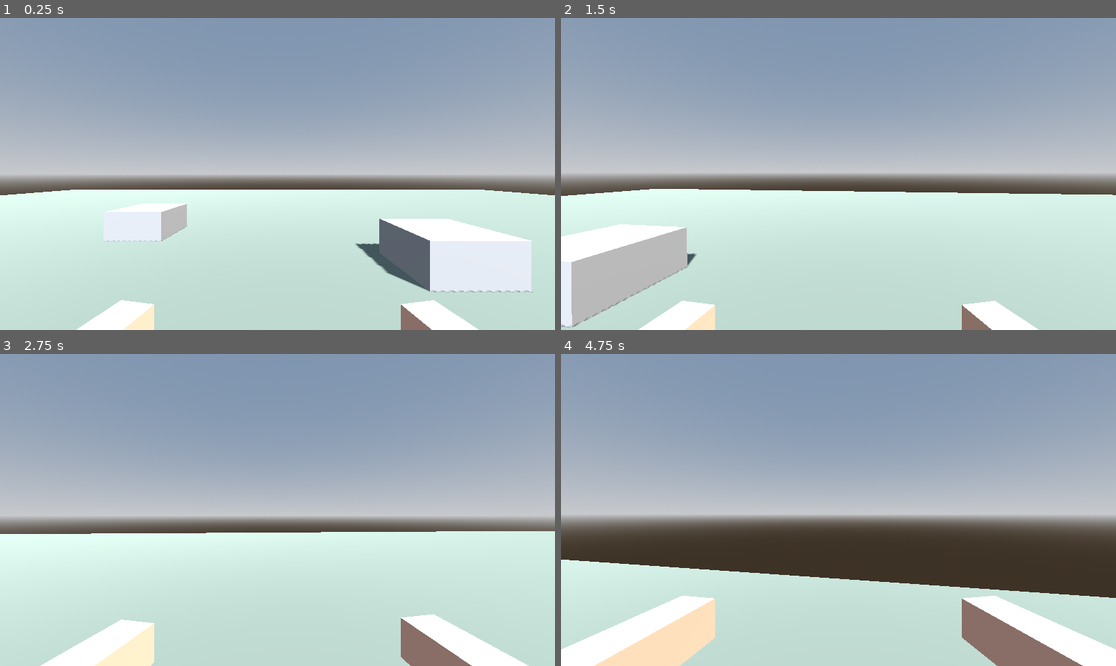
Above: before the commit, frames 1-4 (two rows, left to right).
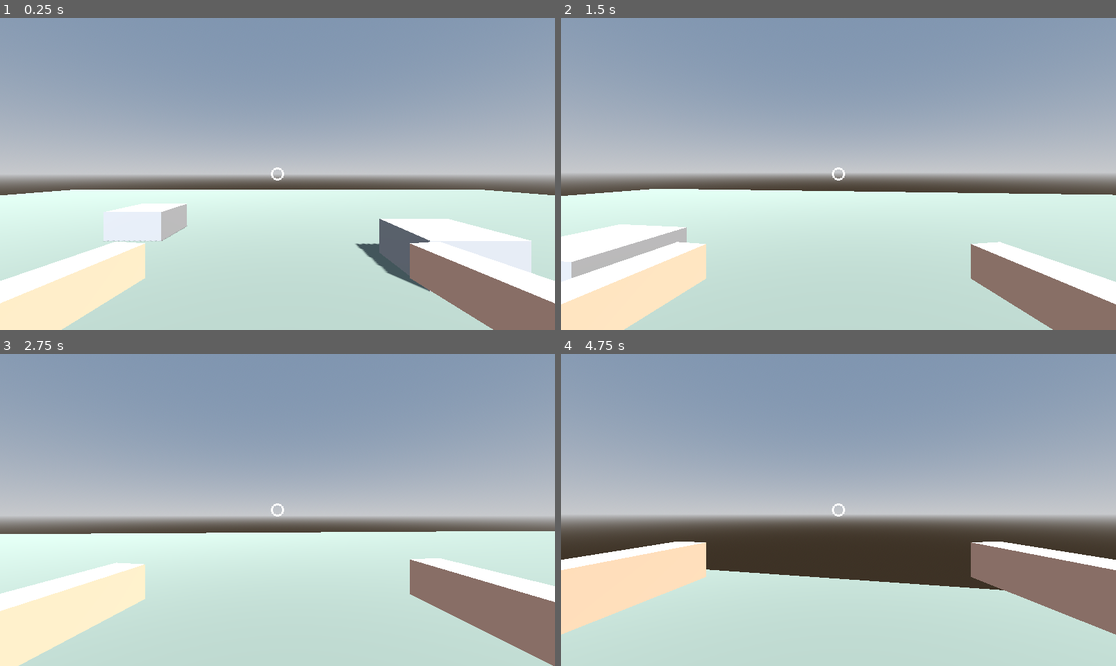
Above: after the commit, the same moments.

Repository: ollulf/CuttingBoard
Game: Godot game, scene res://scenes/levels/test_level.tscn
The game is run twice, just before and just after one commit, with the same random seed, the same clock (stepped at 60 frames per second) and the same inputs.
Inputs (mouse positions are in pixels of both pictures, inside the frame that each line leads up to):
- Up to frame 1 (0.25 s): no input
- Up to frame 2 (1.5 s): move the mouse to (866, 174) at 0.52 s; hold E (interact) 0.53-1.28 s; hold W (move_forward) from 0.53 s (still down); tap Space (jump) at 0.77 s; move the mouse to (810, 174) at 1.27 s; click (810, 174) at 1.35 s
- Up to frame 3 (2.75 s): keep holding W (move_forward); tap Space (jump) at 1.52 s; tap E (interact) at 1.55, 2.3 s; move the mouse to (288, 503) at 2.02 s; hold Right mouse button (grab_right) from 2.03 s (still down)
- Up to frame 4 (4.75 s): keep holding W (move_forward); move the mouse to (832, 516) at 2.77 s; release Right mouse button (grab_right) at 2.78 s; tap E (interact) at 2.85, 3.8, 4.35 s; tap Space (jump) at 3.02, 3.77, 4.52 s; move the mouse to (877, 513) at 3.52 s; hold Shift (sprint) 3.53-4.28 s; move the mouse to (794, 506) at 4.27 s

The runs differ from the first frame. In frame 1, 11% of the frame differs, in the area x 0-100%, y 47-100%; in frame 2, 11%; in frame 3, 15%; in frame 4, 18%.

Commit message:
Add crosshair HUD and set Cubix as the project-wide font
Rename the interaction prompts layer to HUD.tscn and give it a centred
crosshair, drawn at 32x32 with nearest filtering so the 16x16 source art
stays crisp. The crosshair is click-through so it never eats input meant
for the prompts below it.

Import Cubix and Cubix Mystical, and register Cubix as default_font on a
new main_theme.tres wired up as the project's custom GUI theme, so every
Control inherits it without per-scene overrides. Cubix Mystical is
imported but unassigned, ready for accent text.

Co-Authored-By: Claude Opus 5 <noreply@anthropic.com>
Claude-Session: https://claude.ai/code/session_01CT4evDfPBP2Y5KXSEkAd3W

Diff:
--- a/cutting-board/project.godot
+++ b/cutting-board/project.godot
@@ -11,19 +11,13 @@
 [application]
 
 config/name="CuttingBoard"
+run/main_scene="res://scenes/levels/test_level.tscn"
 config/features=PackedStringArray("4.6", "GL Compatibility")
-run/main_scene="res://scenes/levels/test_level.tscn"
 config/icon="res://icon.svg"
 
-[physics]
+[gui]
 
-3d/physics_engine="Jolt Physics"
-
-[rendering]
-
-rendering_device/driver.windows="d3d12"
-renderer/rendering_method="gl_compatibility"
-renderer/rendering_method.mobile="gl_compatibility"
+theme/custom="res://resources/ui/main_theme.tres"
 
 [input]
 
@@ -64,11 +58,21 @@
 }
 grab_left={
 "deadzone": 0.2,
-"events": [Object(InputEventMouseButton,"resource_local_to_s …(102 unchanged characters)… rl_pressed":false,"meta_pressed":false,"pressed":false,"canceled":false,"button_index":1,"button_mask":0,"position":Vector2(0, 0),"global_position":Vector2(0, 0),"factor":1.0,"double_click":false,"script":null)
+"events": [Object(InputEventMouseButton,"resource_local_to_s …(102 unchanged characters)… rl_pressed":false,"meta_pressed":false,"button_mask":0,"position":Vector2(0, 0),"global_position":Vector2(0, 0),"factor":1.0,"button_index":1,"canceled":false,"pressed":false,"double_click":false,"script":null)
 ]
 }
 grab_right={
 "deadzone": 0.2,
-"events": [Object(InputEventMouseButton,"resource_local_to_s …(102 unchanged characters)… rl_pressed":false,"meta_pressed":false,"pressed":false,"canceled":false,"button_index":2,"button_mask":0,"position":Vector2(0, 0),"global_position":Vector2(0, 0),"factor":1.0,"double_click":false,"script":null)
+"events": [Object(InputEventMouseButton,"resource_local_to_s …(102 unchanged characters)… rl_pressed":false,"meta_pressed":false,"button_mask":0,"position":Vector2(0, 0),"global_position":Vector2(0, 0),"factor":1.0,"button_index":2,"canceled":false,"pressed":false,"double_click":false,"script":null)
 ]
 }
+
+[physics]
+
+3d/physics_engine="Jolt Physics"
+
+[rendering]
+
+rendering_device/driver.windows="d3d12"
+renderer/rendering_method="gl_compatibility"
+renderer/rendering_method.mobile="gl_compatibility"
--- /dev/null
+++ b/cutting-board/resources/ui/main_theme.tres
@@ -0,0 +1,6 @@
+[gd_resource type="Theme" load_steps=2 format=3]
+
+[ext_resource type="FontFile" path="res://assets/fonts/Cubix.ttf" id="1_cubix"]
+
+[resource]
+default_font = ExtResource("1_cubix")
--- a/cutting-board/scenes/characters/player.tscn
+++ b/cutting-board/scenes/characters/player.tscn
@@ -3,7 +3,7 @@
 [ext_resource type="Script" uid="uid://bqs1jdkkeh4h3" path="res://scenes/characters/player.gd" id="1_player"]
 [ext_resource type="Script" uid="uid://d2jgjokwhsre7" path="res://scripts/interactor.gd" id="2_interactor"]
 [ext_resource type="Script" uid="uid://yhko12gy4jjn" path="res://scripts/hand_slot.gd" id="3_hand_slot"]
-[ext_resource type="PackedScene" path="res://scenes/ui/interaction_prompts.tscn" id="4_prompts"]
+[ext_resource type="PackedScene" uid="uid://b7tjn3n22jqbt" path="res://scenes/ui/HUD.tscn" id="4_prompts"]
 [ext_resource type="PackedScene" path="res://scenes/ui/charge_bar.tscn" id="5_charge_bar"]
 
 [sub_resource type="CapsuleShape3D" id="CapsuleShape3D_player"]
@@ -32,7 +32,7 @@
 
 [node name="ArmLeft" type="MeshInstance3D" parent="CameraPivot/Camera3D" unique_id=949494793]
 unique_name_in_owner = true
-transform = Transform3D(0.9848, 0, -0.1736, 0, 1, 0, 0.1736, 0, 0.9848, -0.6, -0.5, -0.5)
+transform = Transform3D(0.9848, 0, -0.1736, 0, 1, 0, 0.1736, 0, 0.9848, -0.7, -0.3, -0.6)
 mesh = SubResource("BoxMesh_arm")
 surface_material_override/0 = SubResource("StandardMaterial3D_arm")
 
@@ -41,9 +41,11 @@
 transform = Transform3D(1, 0, 0, 0, 1, 0, 0, 0, 1, 0, 0, -0.3)
 script = ExtResource("3_hand_slot")
 
+[node name="ChargeBar" parent="CameraPivot/Camera3D/ArmLeft/HandSlotLeft" unique_id=985039455 instance=ExtResource("5_charge_bar")]
+
 [node name="ArmRight" type="MeshInstance3D" parent="CameraPivot/Camera3D" unique_id=1725595375]
 unique_name_in_owner = true
-transform = Transform3D(0.9848, 0, 0.1736, 0, 1, 0, -0.1736, 0, 0.9848, 0.6, -0.5, -0.5)
+transform = Transform3D(0.9848, 0, 0.1736, 0, 1, 0, -0.1736, 0, 0.9848, 0.7, -0.3, -0.6)
 mesh = SubResource("BoxMesh_arm")
 surface_material_override/0 = SubResource("StandardMaterial3D_arm")
 
@@ -52,12 +54,10 @@
 transform = Transform3D(1, 0, 0, 0, 1, 0, 0, 0, 1, 0, 0, -0.3)
 script = ExtResource("3_hand_slot")
 
+[node name="ChargeBar" parent="CameraPivot/Camera3D/ArmRight/HandSlotRight" unique_id=1584888876 instance=ExtResource("5_charge_bar")]
+
 [node name="Interactor" type="Node" parent="CameraPivot/Camera3D" unique_id=167089925]
 unique_name_in_owner = true
 script = ExtResource("2_interactor")
 
 [node name="InteractionPrompts" parent="." unique_id=162121589 instance=ExtResource("4_prompts")]
-
-[node name="ChargeBar" parent="CameraPivot/Camera3D/ArmLeft/HandSlotLeft" instance=ExtResource("5_charge_bar")]
-
-[node name="ChargeBar" parent="CameraPivot/Camera3D/ArmRight/HandSlotRight" instance=ExtResource("5_charge_bar")]
--- /dev/null
+++ b/cutting-board/scenes/ui/HUD.tscn
@@ -0,0 +1,52 @@
+[gd_scene format=3 uid="uid://b7tjn3n22jqbt"]
+
+[ext_resource type="Script" uid="uid://ccvpfug3m1854" path="res://scripts/ui/interaction_prompts.gd" id="1_6ll6g"]
+[ext_resource type="Texture2D" uid="uid://cil2u4nvwybgg" path="res://assets/ui/icons/crosshair.png" id="2_ig75s"]
+[ext_resource type="PackedScene" path="res://scenes/ui/tooltip.tscn" id="3_4ed8p"]
+
+[node name="HUD" type="CanvasLayer" unique_id=1616519425]
+script = ExtResource("1_6ll6g")
+
+[node name="Crosshair" type="TextureRect" parent="." unique_id=973741609]
+texture_filter = 1
+anchors_preset = 8
+anchor_left = 0.5
+anchor_top = 0.5
+anchor_right = 0.5
+anchor_bottom = 0.5
+offset_left = -16.0
+offset_top = -16.0
+offset_right = 16.0
+offset_bottom = 16.0
+grow_horizontal = 2
+grow_vertical = 2
+mouse_filter = 2
+texture = ExtResource("2_ig75s")
+expand_mode = 1
+stretch_mode = 5
+
+[node name="Corner" type="MarginContainer" parent="." unique_id=943974237]
+anchors_preset = 3
+anchor_left = 1.0
+anchor_top = 1.0
+anchor_right = 1.0
+anchor_bottom = 1.0
+grow_horizontal = 0
+grow_vertical = 0
+mouse_filter = 2
+theme_override_constants/margin_right = 24
+theme_override_constants/margin_bottom = 24
+
+[node name="Prompts" type="VBoxContainer" parent="Corner" unique_id=309091143]
+layout_mode = 2
+mouse_filter = 2
+theme_override_constants/separation = 6
+alignment = 2
+
+[node name="LeftHandPrompt" parent="Corner/Prompts" unique_id=945546717 instance=ExtResource("3_4ed8p")]
+layout_mode = 2
+size_flags_horizontal = 8
+
+[node name="RightHandPrompt" parent="Corner/Prompts" unique_id=1142184977 instance=ExtResource("3_4ed8p")]
+layout_mode = 2
+size_flags_horizontal = 8
--- a/cutting-board/scenes/ui/interaction_prompts.tscn
+++ /dev/null
@@ -1,30 +0,0 @@
-[gd_scene load_steps=3 format=3]
-
-[ext_resource type="Script" path="res://scripts/ui/interaction_prompts.gd" id="1_prompts"]
-[ext_resource type="PackedScene" path="res://scenes/ui/tooltip.tscn" id="2_tooltip"]
-
-[node name="InteractionPrompts" type="CanvasLayer"]
-script = ExtResource("1_prompts")
-
-[node name="Corner" type="MarginContainer" parent="."]
-anchors_preset = 3
-anchor_left = 1.0
-anchor_top = 1.0
-anchor_right = 1.0
-anchor_bottom = 1.0
-grow_horizontal = 0
-grow_vertical = 0
-mouse_filter = 2
-theme_override_constants/margin_right = 24
-theme_override_constants/margin_bottom = 24
-
-[node name="Prompts" type="VBoxContainer" parent="Corner"]
-mouse_filter = 2
-theme_override_constants/separation = 6
-alignment = 2
-
-[node name="LeftHandPrompt" parent="Corner/Prompts" instance=ExtResource("2_tooltip")]
-size_flags_horizontal = 8
-
-[node name="RightHandPrompt" parent="Corner/Prompts" instance=ExtResource("2_tooltip")]
-size_flags_horizontal = 8
Binary file added: cutting-board/assets/fonts/Cubix.ttf
Not shown, added: cutting-board/assets/fonts/Cubix.ttf.import
Binary file added: cutting-board/assets/fonts/Cubix_Mystical.ttf
Not shown, added: cutting-board/assets/fonts/Cubix_Mystical.ttf.import
Binary file added: cutting-board/assets/ui/icons/crosshair.png
Not shown, added: cutting-board/assets/ui/icons/crosshair.png.import
